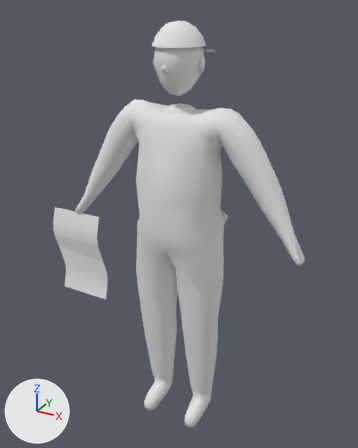
Renders of the glTF model assets/actors/crowd/fan23.glb from each side of a commit.
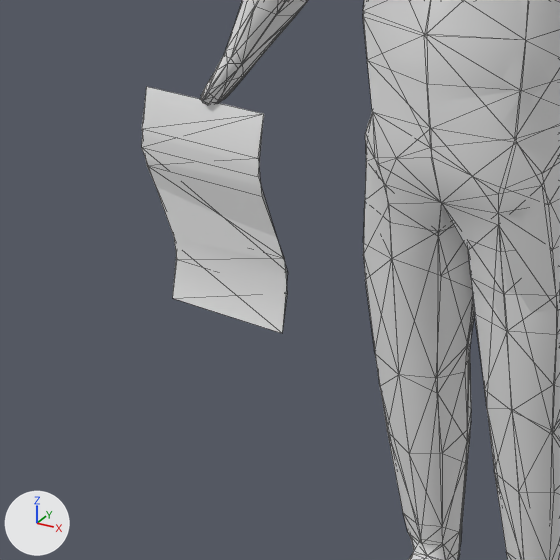
Each version is shown whole from a 50 mm camera at (0.883, -1.615, 1.735) aimed at (-0.035, 0.054, 0.901), then close up on the part from 0% to 59% of the width and 39% to 86% of the height. Lighting does not change. The marker at lower left points along +X, +Y and +Z. The last two pictures show the newer version. The close-ups show mesh edges as thin lines. Vertices at exactly the same position are counted once.

In view in the first close-up: 'fan23', 'fan23_lod1'.
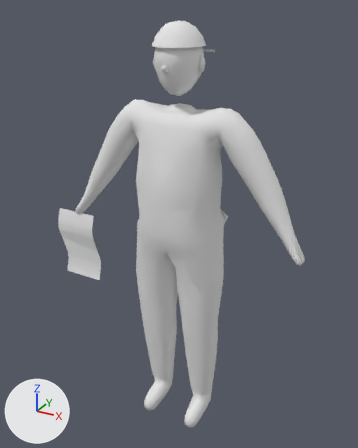
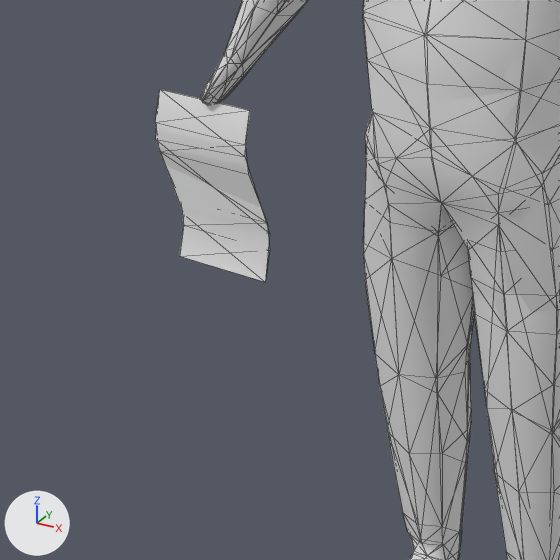
Location of each change, [x1, y1, x2, y2] in pixels of the close-ups (560 x 560 px; the box of a moved part takes in the faces that stretch with it):
'fan23', reshaped
    before: [142, 0, 560, 560]
    after: [155, 0, 560, 560]
'fan23_lod1', reshaped
    before: [142, 0, 560, 560]
    after: [156, 0, 560, 560]
part 1 of me_fan23, moved or reshaped
    before: [142, 86, 287, 332]
    after: [155, 89, 270, 281]
part 2 of me_fan23_lod1, rebuilt (22% narrower, 22% shorter)
    before: [142, 117, 288, 333]
    after: [156, 114, 270, 282]

The change in detail:
me_fan23 is used by ob_fan23; location (0.0, 0.0, 0.0).
me_fan23 had 787 vertices, 1500 faces and spanned x -0.64..0.52, y -0.15..0.17, z -0.02..1.69.
me_fan23 now has 787 vertices, 1500 faces and spans x -0.61..0.52, y -0.15..0.17, z -0.02..1.69.
me_fan23 part 1: the loose piece of 12 vertices spanning x -0.64..-0.39, y -0.06..0.0, z 0.47..0.89 is scaled about its middle by (0.769, 0.833, 0.773), then moved by (0.0, 0.0, 0.05).
me_fan23_lod1 is used by ob_fan23_lod1; location (0.0, 0.0, 0.0).
me_fan23_lod1 had 360 vertices, 650 faces and spanned x -0.64..0.51, y -0.15..0.17, z -0.02..1.69.
me_fan23_lod1 now has 360 vertices, 650 faces and spans x -0.61..0.51, y -0.15..0.17, z -0.02..1.69.
me_fan23_lod1 part 2: the loose piece of 8 vertices spanning x -0.64..-0.39, y -0.06..0.0, z 0.47..0.89 is rebuilt with 8 vertices and now spans x -0.61..-0.41, y -0.05..0.0, z 0.56..0.89.
